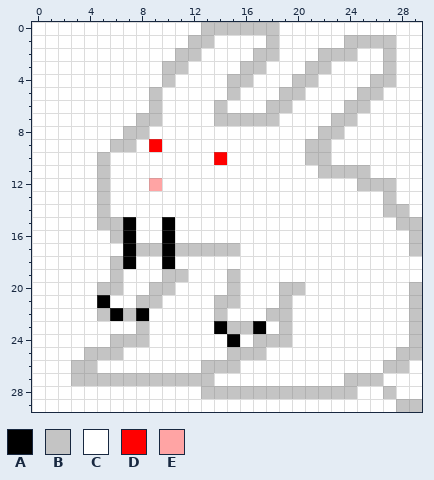
A pixel-art sprite gets an edit: images/rabbit.png. That is the earlier state.
The file is 30x30 pixels. Pixels under 10% opacity are left out.
Palette (. is transparent): A #000000  B #c4c4c4  C #ffffff  D #ff0000  E #ffa4a4
Pixels before, first column x 0:
 0 CCCCCCCCCCCCCBBBBBBCCCCCCCCCCC
 1 CCCCCCCCCCCCBBCCCCBCCCCCBBBBCC
 2 CCCCCCCCCCCBBCCCCBBCCCBBBCCBCC
 3 CCCCCCCCCCBBCCCCBBCCCBBCCCCBCC
 4 CCCCCCCCCCBCCCCBBCCCBBCCCCBBCC
 5 CCCCCCCCCBCCCCCBCCCBBCCCCBBCCC
 6 CCCCCCCCCBCCCCBCCCBBCCCCBBCCCC
 7 CCCCCCCCBBCCCCBBBBBCCCCBBCCCCC
 8 CCCCCCCBBCCCCCCCCCCCCCBBCCCCCC
 9 CCCCCCBBCDCCCCCCCCCCCBBCCCCCCC
10 CCCCCBCCCCCCCCDCCCCCCBBCCCCCCC
11 CCCCCBCCCCCCCCCCCCCCCCBBBBCCCC
12 CCCCCBCCCECCCCCCCCCCCCCCCBBBCC
13 CCCCCBCCCCCCCCCCCCCCCCCCCCCBCC
14 CCCCCBCCCCCCCCCCCCCCCCCCCCCBBC
15 CCCCCBBACCACCCCCCCCCCCCCCCCCBB
16 CCCCCCBACCACCCCCCCCCCCCCCCCCCB
17 CCCCCCCABBABBBBBCCCCCCCCCCCCCB
18 CCCCCCBACCACCCCCCCCCCCCCCCCCCC
19 CCCCCCBCCCBBCCCBCCCCCCCCCCCCCC
20 CCCCCBBCCBBCCCCBCCCBBCCCCCCCCB
21 CCCCCACCBBCCCCBBCCCBCCCCCCCCCB
22 CCCCCBABACCCCCBCCCBBCCCCCCCCCB
23 CCCCCCCCBCCCCCABBACBCCCCCCCCCB
24 CCCCCCBBBCCCCCCACBBBCCCCCCCCCB
25 CCCCBBBCCCCCCCCBBBCCCCCCCCCCBB
26 CCCBBCCCCCCCCBBBCCCCCCCCCCCBBC
27 CCCBBBBBBBBBBBCCCCCCCCCCBBBCCC
28 CCCCCCCCCCCCCBBBBBBBBBBBBCCBCC
29 CCCCCCCCCCCCCCCCCCCCCCCCCCCCBB
Once edited:
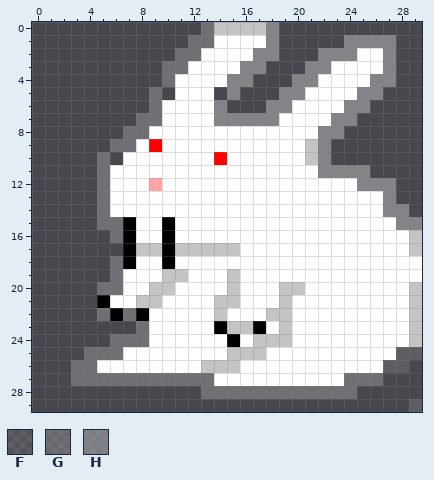
Colours new in this view: F #c4c4c42d  G #c4c4c453  H #c4c4c47b
Edits made:
The author changed colour B to colour F in row 25 at x 28 to 29; in row 26 at x 27 to 28; in row 29 at x 29.
The author changed colour B to colour G in row 0 at x 13; in row 1 at x 12 to 13; in row 2 at x 11 to 12; in row 3 at x 10 to 11; in row 4 at x 10; in rows 5 to 6 at x 9.
The author changed colour B to colour G in row 7 at x 8 to 9; in row 8 at x 7 to 8; in row 9 at x 6 to 7; in rows 10 to 14 at x 5; in row 15 at x 5 to 6; in row 16 at x 6.
The author changed colour B to colour G in rows 18 to 19 at x 6; in row 20 at x 5 to 6; in row 22 at x 5 and 7; in row 23 at x 8; in row 24 at x 6 to 8; in row 25 at x 4 to 6.
The author changed colour B to colour G in row 26 at x 3 to 4; in row 27 at x 3 to 13 and 24 to 26; in row 28 at x 13 to 24.
The author changed colour B to colour H in row 0 at x 18; in row 1 at x 18 and 24 to 27; in row 2 at x 17 to 18, 22 to 24 and 27; in row 3 at x 16 to 17, 21 to 22 and 27; in row 4 at x 15 to 16, 20 to 21 and 26 to 27; in row 5 at x 15, 19 to 20 and 25 to 26.
The author changed colour B to colour H in row 6 at x 14, 18 to 19 and 24 to 25; in row 7 at x 14 to 18 and 23 to 24; in row 8 at x 22 to 23; in rows 9 to 10 at x 22; in row 11 at x 22 to 25; in row 12 at x 25 to 27.
The author changed colour B to colour H in row 13 at x 27; in row 14 at x 27 to 28; in row 15 at x 28 to 29.
The author cleared colour B in row 28 at x 27; in row 29 at x 28.
The author cleared colour C in row 0 at x 0 to 12 and 19 to 29; in row 1 at x 0 to 11, 19 to 23 and 28 to 29; in row 2 at x 0 to 10, 19 to 21 and 28 to 29; in row 3 at x 0 to 9, 18 to 20 and 28 to 29; in row 4 at x 0 to 9, 17 to 19 and 28 to 29; in row 5 at x 0 to 8, 10, 14, 16 to 18 and 27 to 29.
The author cleared colour C in row 6 at x 0 to 8, 15 to 17 and 26 to 29; in row 7 at x 0 to 7 and 25 to 29; in row 8 at x 0 to 6 and 24 to 29; in row 9 at x 0 to 5 and 23 to 29; in row 10 at x 0 to 4, 6 and 23 to 29; in row 11 at x 0 to 4 and 26 to 29.
The author cleared colour C in rows 12 to 13 at x 0 to 4 and 28 to 29; in row 14 at x 0 to 4 and 29; in row 15 at x 0 to 4; in row 16 at x 0 to 5; in row 17 at x 0 to 6; in rows 18 to 19 at x 0 to 5.
The author cleared colour C in rows 20 to 22 at x 0 to 4; in row 23 at x 0 to 7; in row 24 at x 0 to 5; in row 25 at x 0 to 3; in row 26 at x 0 to 2 and 29; in row 27 at x 0 to 2 and 27 to 29.
The author cleared colour C in row 28 at x 0 to 12, 25 to 26 and 28 to 29; in row 29 at x 0 to 27.
Changed places in both pictures, as pixel boxes (x1, y1, x2, y2):
changed: (32, 22, 422, 412)
